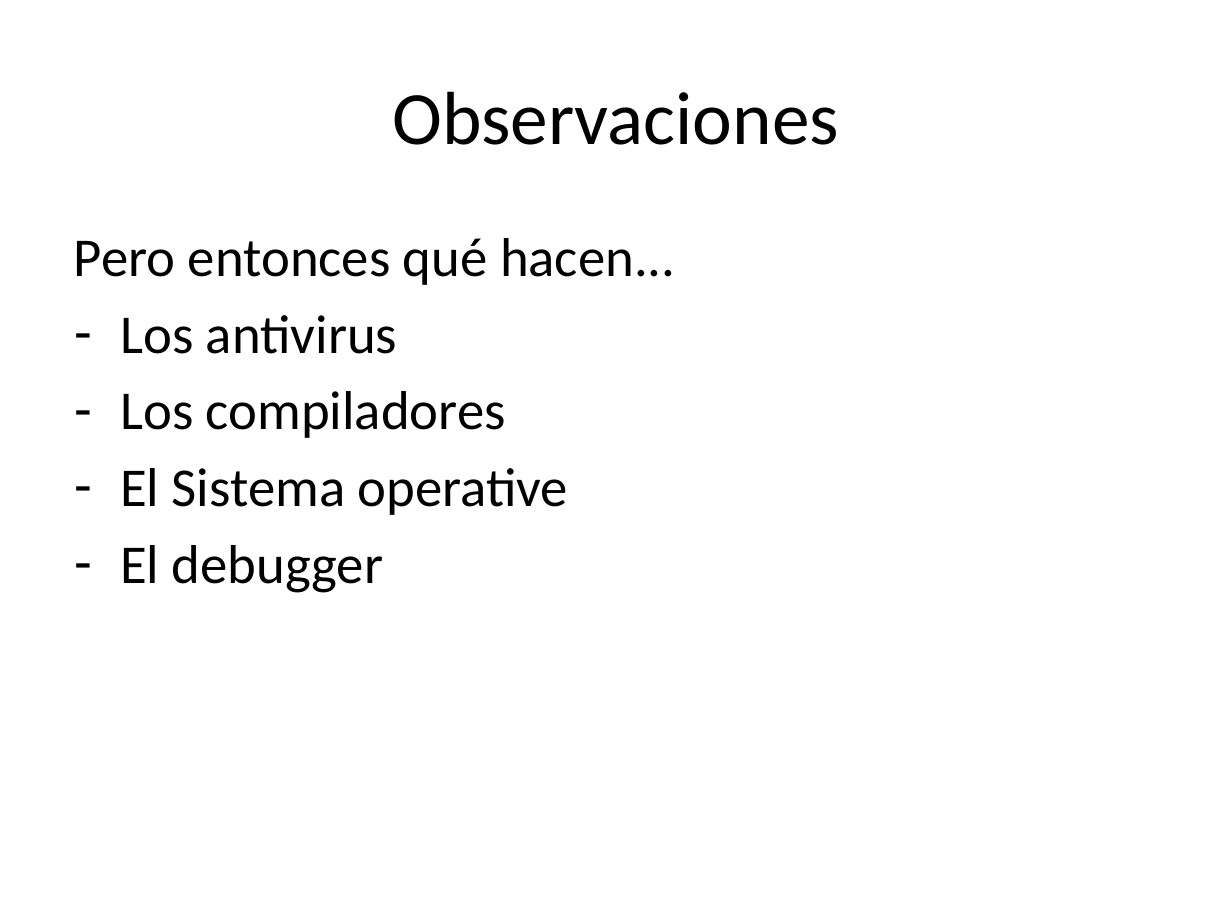
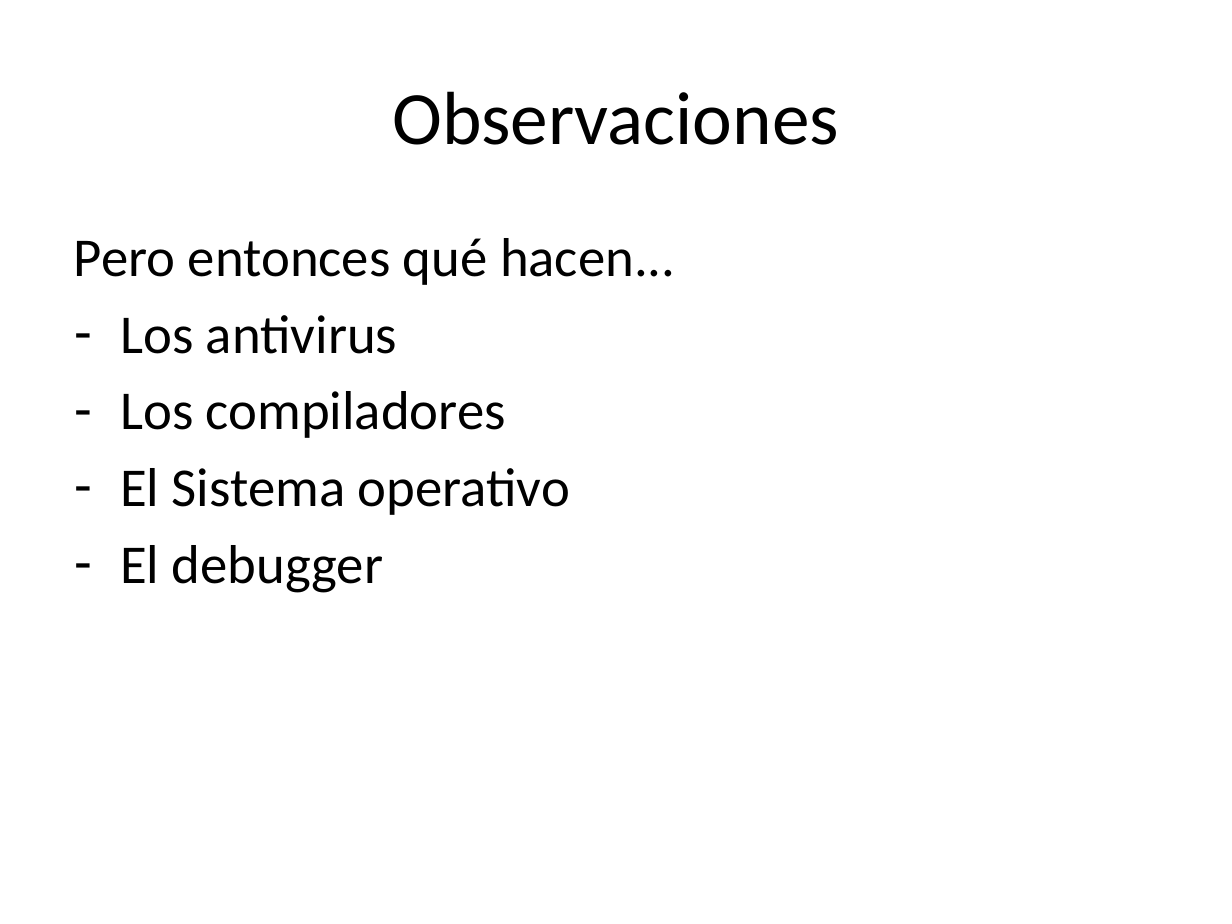
Before and after one commit to diegoacu1234/TC_Marzo26, a slide deck: slide 18 of S01_Intro/01_ProblemasIntroductorios/Diapos.pptx. Drawn at 1232x924 pixels with LibreOffice and Linux fonts; fonts in the diff are those of the drawing. Boxes give left, top, right and bottom in pixels: in the first picture for what was removed or moved away, otherwise in the second. Text is boxed around its words. In the diff, an @@ line names an element or a change of style, - is before the commit and + after.

```diff
--- a/S01_Intro/01_ProblemasIntroductorios/Diapos.pptx
+++ b/S01_Intro/01_ProblemasIntroductorios/Diapos.pptx
@@ text at [120, 468, 570, 515]: text changed @@
-– El Sistema operative
+– El Sistema operativo
```
Also in this commit, not shown: 2 other slides changed, 1 slide added, 6 other files.
